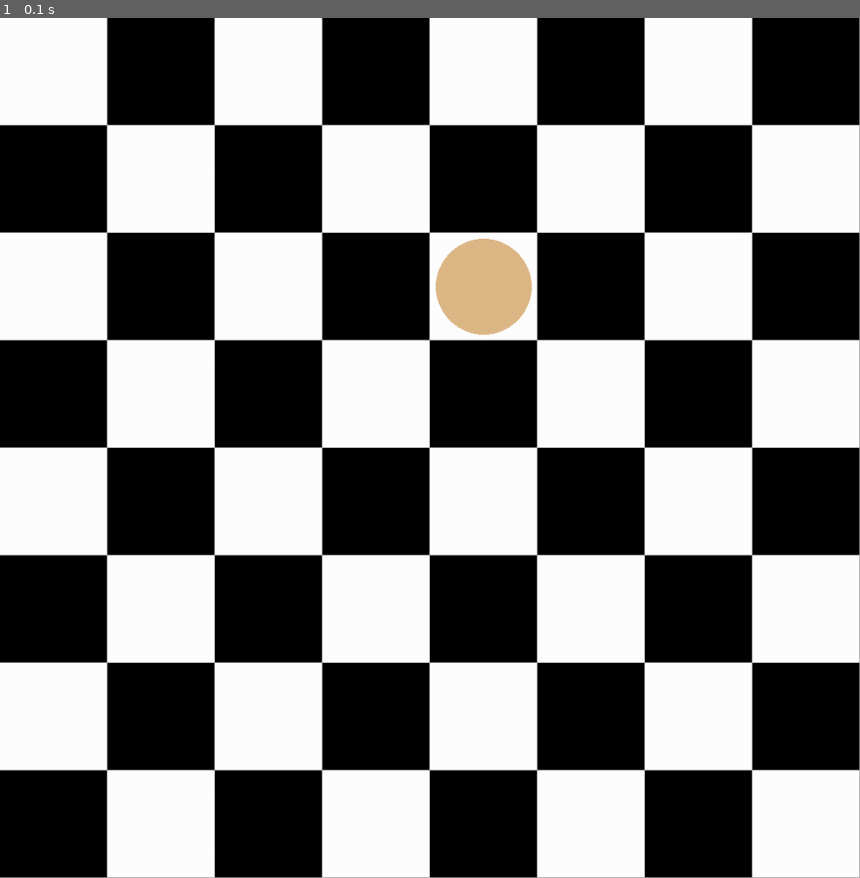
Above: before the commit, frame 1.
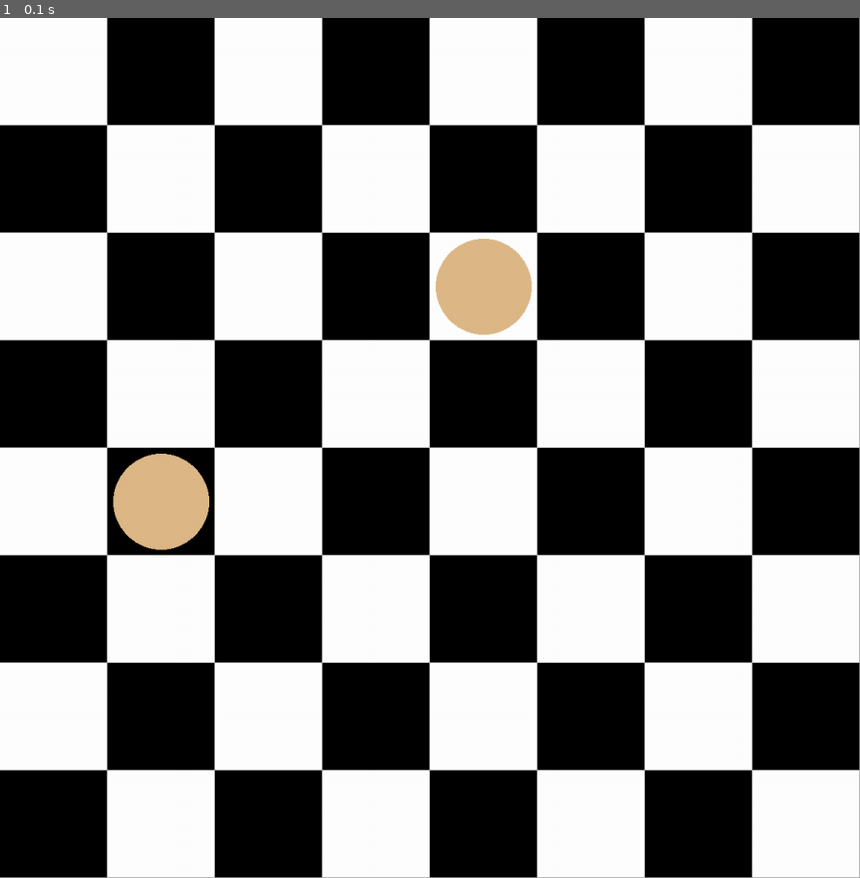
Above: after the commit, the same moment.

Repository: EverAnh/Board-Game-Server
Game: pygame game, started from Client/gridgame.py
The game is run twice, just before and just after one commit, with the same random seed, the same clock (stepped at 60 frames per second) and the same inputs. The source is Python 2; it was converted automatically to run under Python 3.
Inputs:
- Up to frame 1 (0.1 s): no input

The runs differ from the first frame. In frame 1, 1.0% of the frame differs, in the area x 13-25%, y 50-62%.

Commit message:
added basic mouse functionality

Diff:
--- a/Client/gridgame.py
+++ b/Client/gridgame.py
@@ -35,21 +35,30 @@
 
         # add test pieces
         self._gameboard[4][2] = (1,2)
-        #self._gameboard[1][4] = (1,2)
+        self._gameboard[1][4] = (1,2)
         #self._gameboard[7][2] = (2,5)
         #self._gameboard[7][3] = (2,5)
 
 
     def update(self):
-        #pygame.time.Clock.tick(framerate=30)
         self._screen.fill(GridGame.BACKGROUND_COLOR)
         self._draw_board()
         for event in pygame.event.get():
             if event.type == pygame.QUIT:
                 self._should_quit = True
                 break
+            elif event.type == pygame.MOUSEBUTTONDOWN:
+                mousePosition = pygame.mouse.get_pos()
+                print "mouse pressed down at ", mousePosition
+                pygame.draw.circle(self._screen, pygame.Color(222,184,135), mousePosition, 50, width=0)
+                #game.placeNewPiece(mousePosition)
+
 
         pygame.display.flip()
+
+    def placeNewPiece(self, mousePosition):
+        game._draw_gamepiece(mousePosition[0], mousePosition[1],1)
+        game._draw_gamepieces()
 
 
     def _init_board(self):
